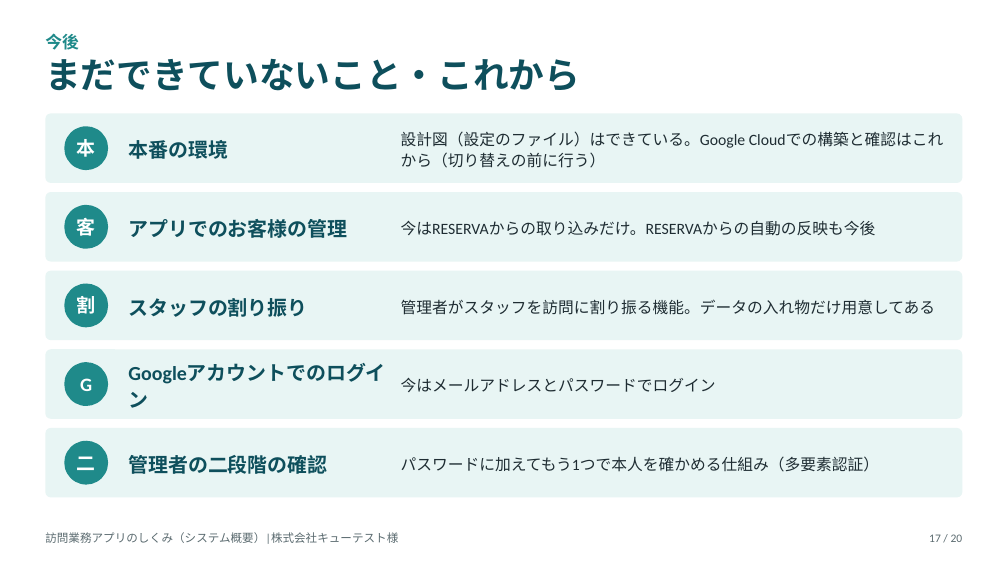
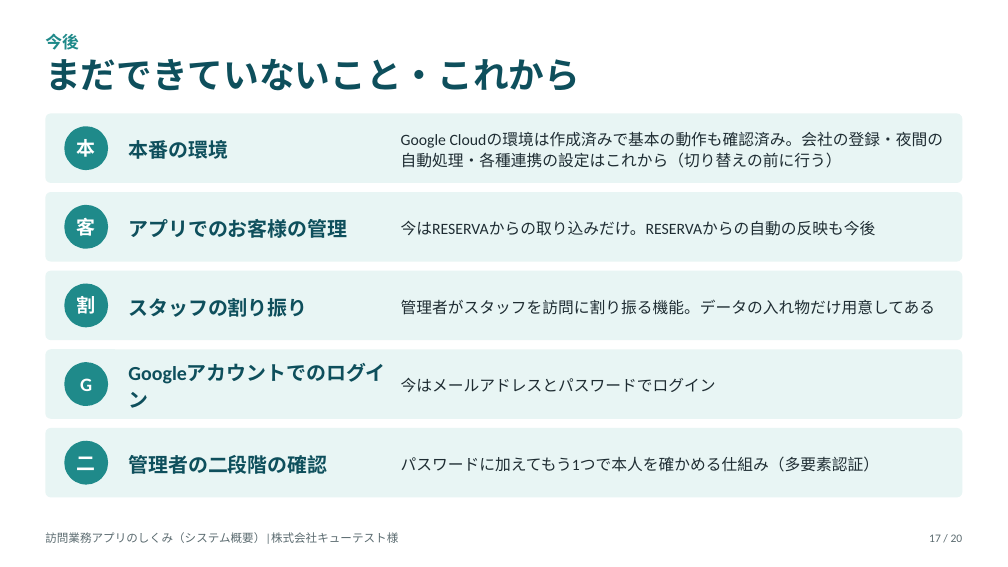
Before and after one commit to katahimo-dev/katahimo-app, a slide deck: slide 17 of doc/partner/システム概要のご説明_キューテスト様.pptx. Drawn at 1008x567 pixels with LibreOffice and Linux fonts; fonts in the diff are those of the drawing. Boxes give left, top, right and bottom in pixels: in the first picture for what was removed or moved away, otherwise in the second. Text is boxed around its words. In the diff, an @@ line names an element or a change of style, - is before the commit and + after.

```diff
--- a/doc/partner/システム概要のご説明_キューテスト様.pptx
+++ b/doc/partner/システム概要のご説明_キューテスト様.pptx
@@ text at (401, 131, 944, 168): text changed @@
-設計図（設定のファイル）はできている。Google Cloudでの構築と確認はこれから（切り替えの前に行う）
+Google Cloudの環境は作成済みで基本の動作も確認済み。会社の登録・夜間の自動処理・各種連携の設定はこれから（切り替えの前に行う）
```
Also in this commit, not shown: 1 other slide changed, 21 other files.
